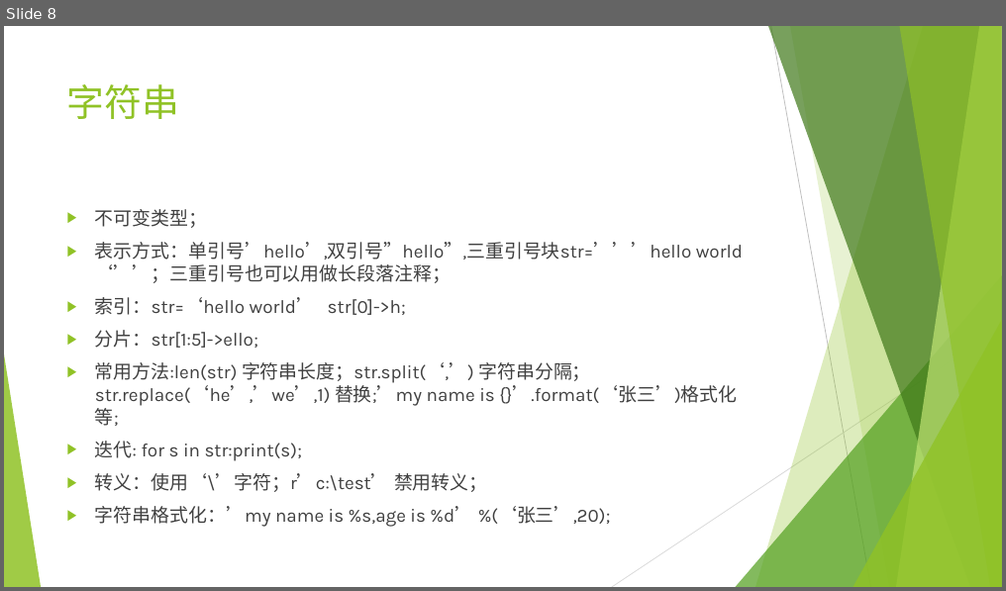
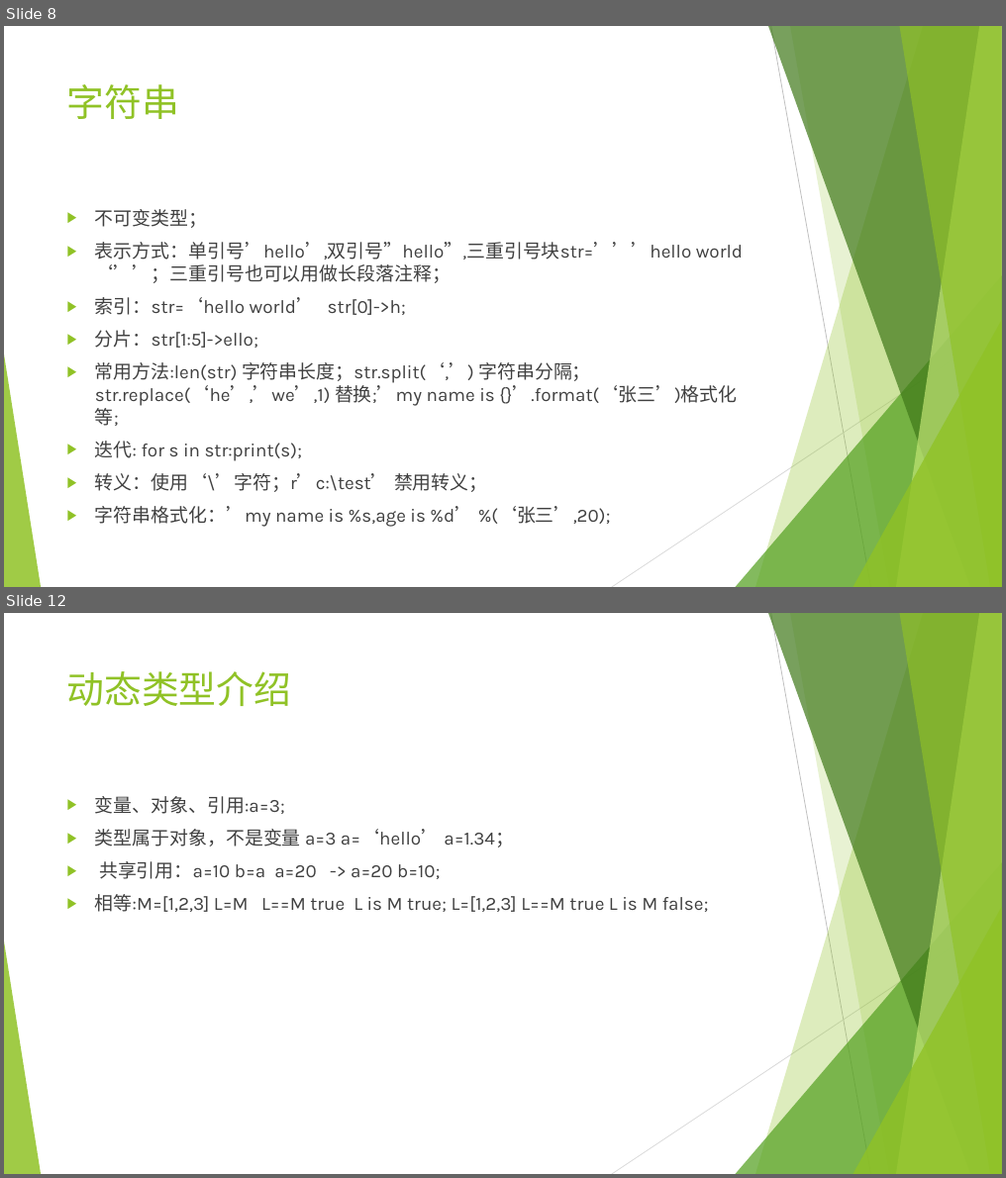
Before and after one commit to mrzhangs1015916/LearnPython, a slide deck: python.pptx. Shown one above the other, each under a label of ours: slide 8 before the commit, slides 8 and 12 after it; the slides between them are not shown. The pictures are 1006x591 and 1006x1178 pixels, drawn with LibreOffice and Linux fonts; fonts in the diff are those of the drawing. Boxes give left, top, right and bottom in pixels: in the first picture for what was removed or moved away, otherwise in the second. Text is boxed around its words. In the diff, an @@ line names an element or a change of style, - is before the commit and + after.

```diff
--- a/python.pptx
+++ b/python.pptx
@@ slide 12 added at <box>4,613,1002,1174</box>, background #FFFFFF; not listed: 10 template elements that a slide beside it also shows @@
@@ title added at <box>67,671,292,706</box>, 36 pt, text #90C226 @@
+动态类型介绍
@@ text added at <box>95,796,709,912</box>, 18 pt, text #404040 @@
+▶ 变量、对象、引用:a=3;
+▶ 类型属于对象，不是变量 a=3 a=‘hello’ a=1.34；
+▶ 共享引用：a=10 b=a a=20 -> a=20 b=10;
+▶ 相等:M=[1,2,3] L=M L==M true L is M true; L=[1,2,3] L==M true L is M false;
```
Also in this commit, not shown: 8 other slides added.
